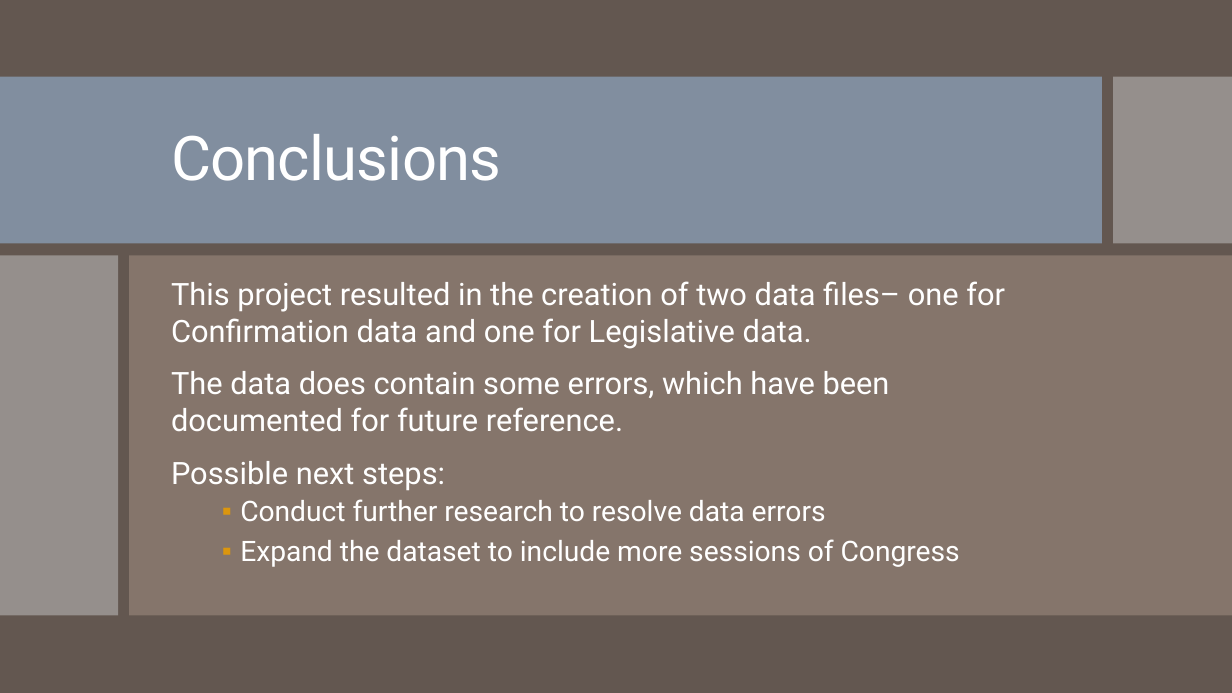
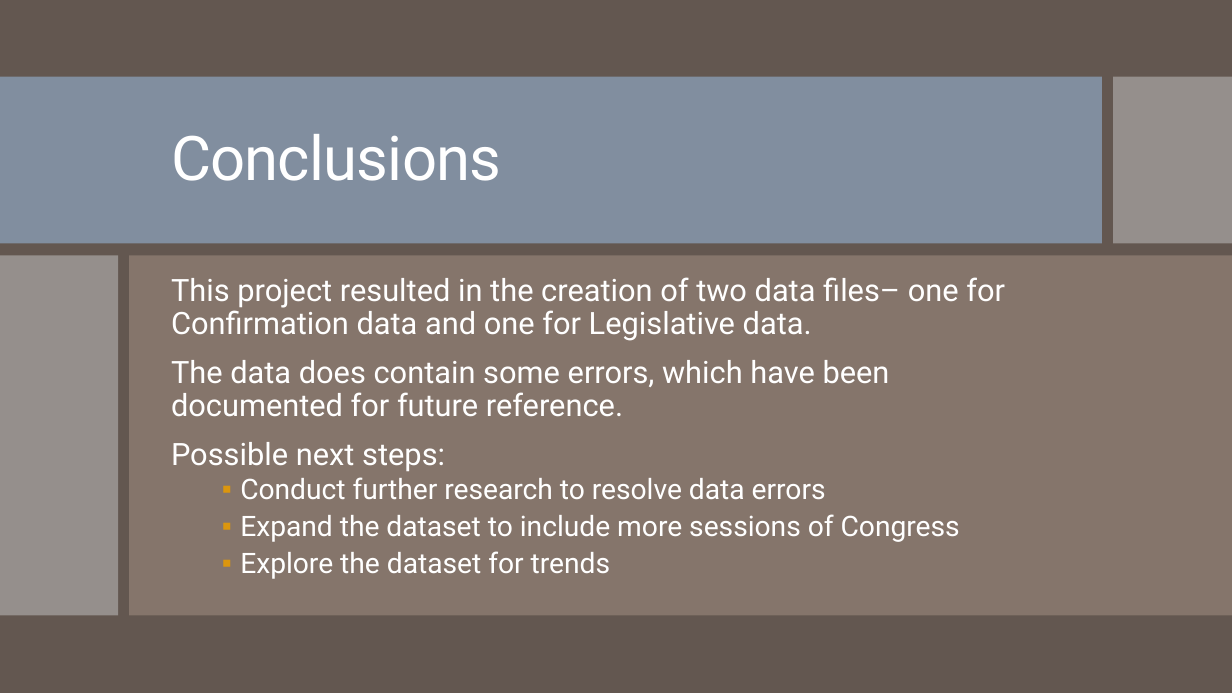
Before and after one commit to tamimcm416/congressional_data_scrape, a slide deck: slide 19 of Data Scrape and Validation Presentation.pptx. Drawn at 1232x693 pixels with LibreOffice and Linux fonts; fonts in the diff are those of the drawing. Boxes give left, top, right and bottom in pixels: in the first picture for what was removed or moved away, otherwise in the second. Text is boxed around its words. In the diff, an @@ line names an element or a change of style, - is before the commit and + after.

```diff
--- a/Data Scrape and Validation Presentation.pptx
+++ b/Data Scrape and Validation Presentation.pptx
@@ text at box(171, 277, 1005, 542): line spacing 1 to 0.9 @@
@@ text at box(240, 551, 610, 579): paragraph added @@
+  ▪ Explore the dataset for trends
```
Also in this commit, not shown: 3 other slides changed.
